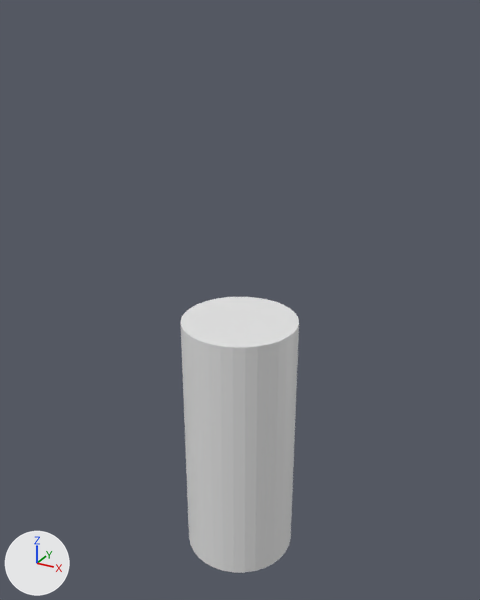
What one commit did to the Blender file EscapeRoom/Assets/Models/PodiumProto.blend.
Rendered twice from a 50 mm camera at (4.91, -8.92, 7.16) aimed at (-0.07, 0.14, 2.63). Every picture has the same lights, and +X, +Y and +Z are marked at lower left.
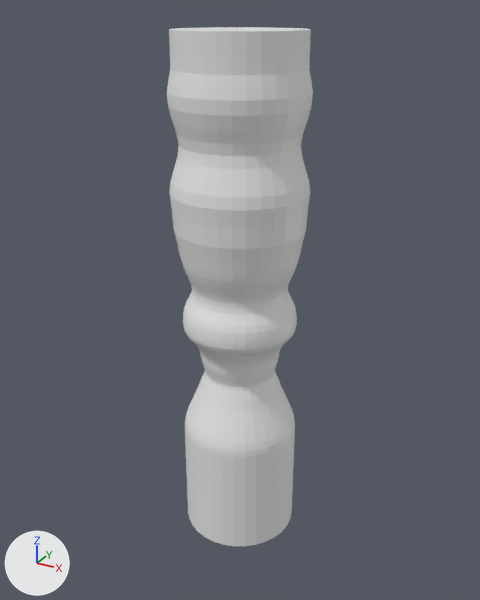
Commit message: edited the podium stands

Changed parts and their boxes [x1, y1, x2, y2] in the pictures (480 x 600 px):
'Cylinder', reshaped, moved, rescaled (24% wider, 88% taller): before [181, 297, 299, 573]; after [167, 27, 313, 546]
part 1 of me_cylinder, added: after [167, 29, 313, 546]

Diff of the bpy script that builds the scene:
```diff
--- a/EscapeRoom/Assets/Models/PodiumProto.blend.py
+++ b/EscapeRoom/Assets/Models/PodiumProto.blend.py
@@ me_cylinder @@
 # used by ob_cylinder; location = (0.0, 0.0, 0.0); scale = (1.0, 1.0, 2.33)
-me_cylinder.from_pydata(...)  # 64 vertices, 34 faces; spans x -1.0..1.0, y -1.0..1.0, z -1.0..1.0
+me_cylinder.from_pydata(...)  # 1952 vertices, 1922 faces; spans x -1.09..1.09, y -1.09..1.09, z -1.0..1.0
+# me_cylinder part 1: 1888 vertices added at x -1.09..1.09, y -1.09..1.09, z -0.54..0.96
@@ ob_cylinder @@
 ob_cylinder = bpy.data.objects.new('Cylinder', me_cylinder)
-ob_cylinder.location = (0.0, 0.0, 0.0)
-ob_cylinder.scale = (1.0, 1.0, 2.33)
+ob_cylinder.location = (0.0, 0.0, 2.59)
+ob_cylinder.scale = (1.0, 1.0, 4.29)
```
